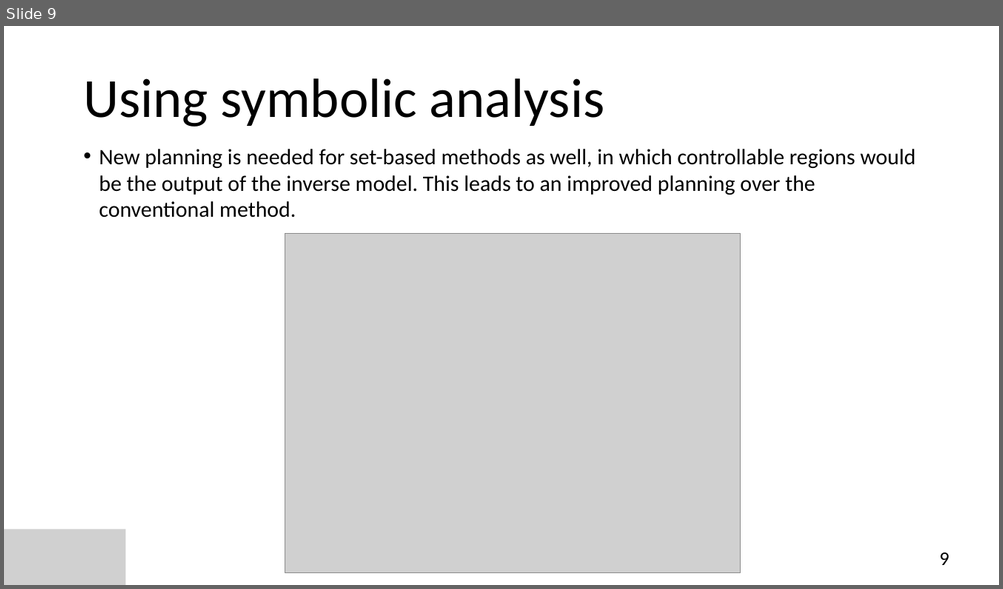
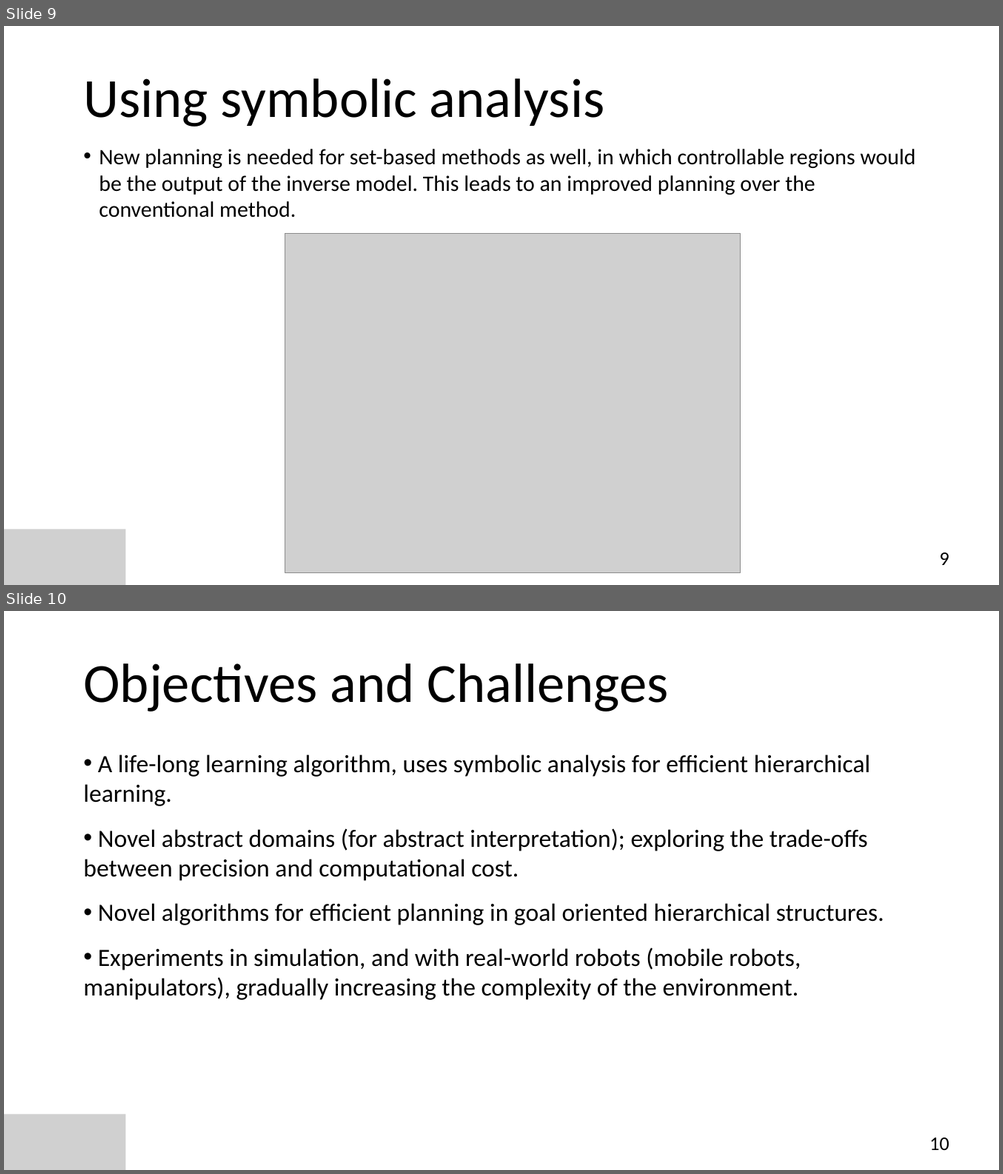
Before and after one commit to Alonso94/Research, a slide deck: DigiCosme_research_days/DigiCosme-Presentation.pptx. Shown one above the other, each under a label of ours: slide 9 before the commit, slides 9 and 10 after it. The pictures are 1003x589 and 1003x1174 pixels, drawn with LibreOffice and Linux fonts; fonts in the diff are those of the drawing; grey boxes stand for pictures. Boxes give left, top, right and bottom in pixels: in the first picture for what was removed or moved away, otherwise in the second. Text is boxed around its words. In the diff, an @@ line names an element or a change of style, - is before the commit and + after.

```diff
--- a/DigiCosme_research_days/DigiCosme-Presentation.pptx
+++ b/DigiCosme_research_days/DigiCosme-Presentation.pptx
@@ slide 10 added at [4, 611, 999, 1170], background #FFFFFF @@
@@ text added at [83, 664, 668, 712], 80 pt, text #000000 @@
+Objectives and Challenges
@@ text added at [83, 755, 884, 1000], 36 pt, text #000000 @@
+• A life-long learning algorithm, uses symbolic analysis for efficient hierarchical learning.
+• Novel abstract domains (for abstract interpretation); exploring the trade-offs between precision and computational cost.
+• Novel algorithms for efficient planning in goal oriented hierarchical structures.
+• Experiments in simulation, and with real-world robots (mobile robots, manipulators), gradually increasing the complexity of the environment.
@@ picture added at [4, 1114, 126, 1170] @@
@@ page number added at [929, 1138, 948, 1150], 28 pt, text #000000 @@
+10
```
Also in this commit, not shown: 1 slide changed, 5 other files.
